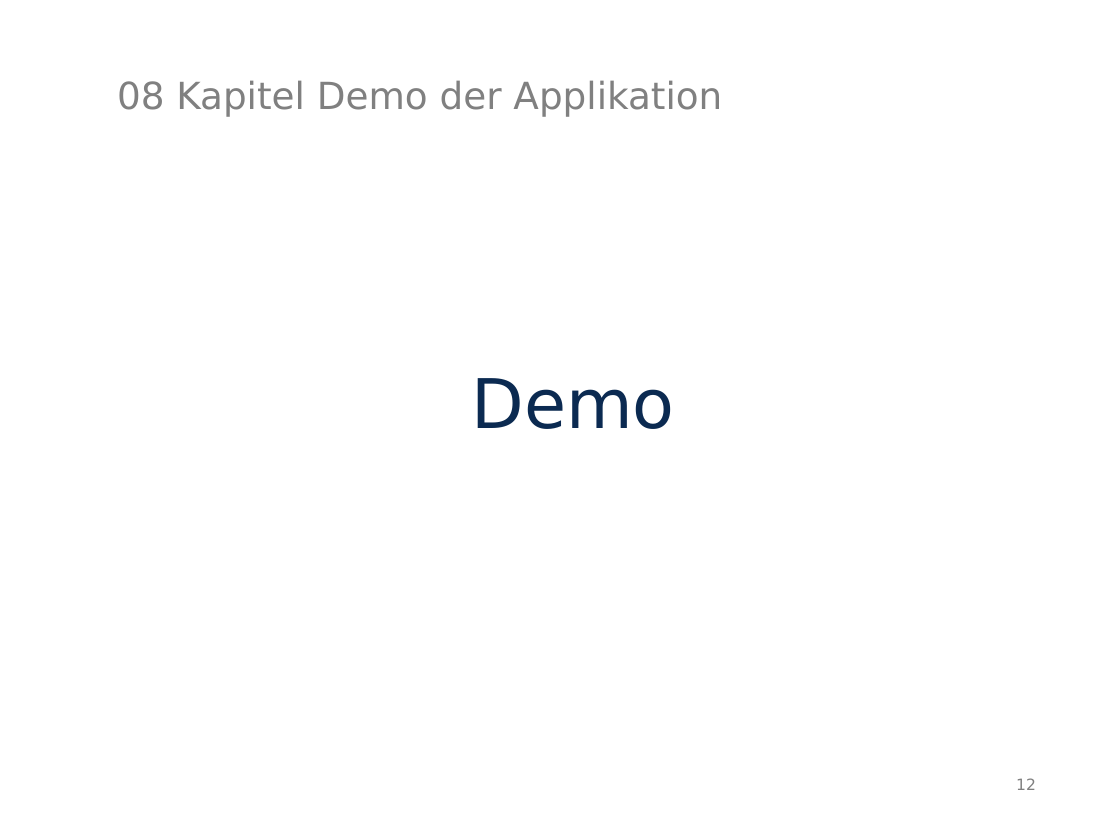
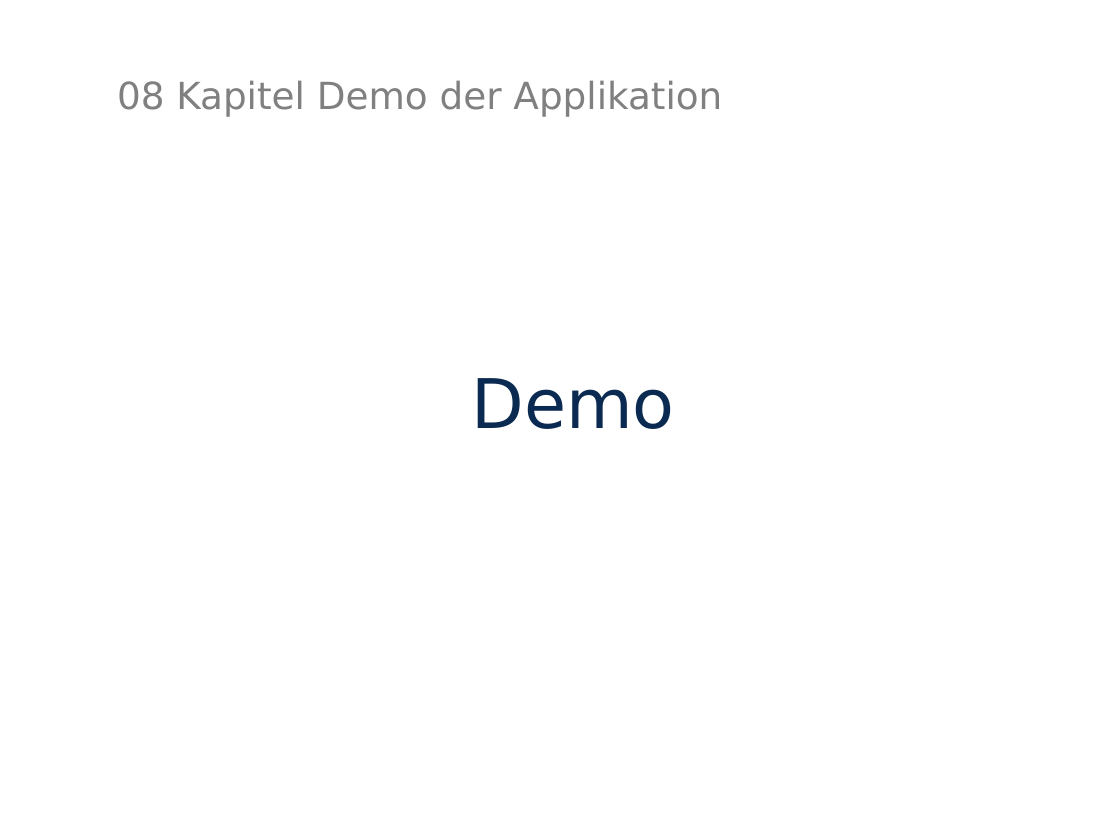
Before and after one commit to MarauderXtreme/bookshop-schiller, a slide deck: slide 12 of presentation/endpresentation.odp. Drawn at 1120x840 pixels with LibreOffice and Linux fonts; fonts in the diff are those of the drawing. Boxes give left, top, right and bottom in pixels: in the first picture for what was removed or moved away, otherwise in the second. Text is boxed around its words. In the diff, an @@ line names an element or a change of style, - is before the commit and + after.

```diff
--- a/presentation/endpresentation.odp
+++ b/presentation/endpresentation.odp
@@ page number removed at [1016,778,1036,790] @@
-12
```
Also in this commit, not shown: 11 other slides changed.
